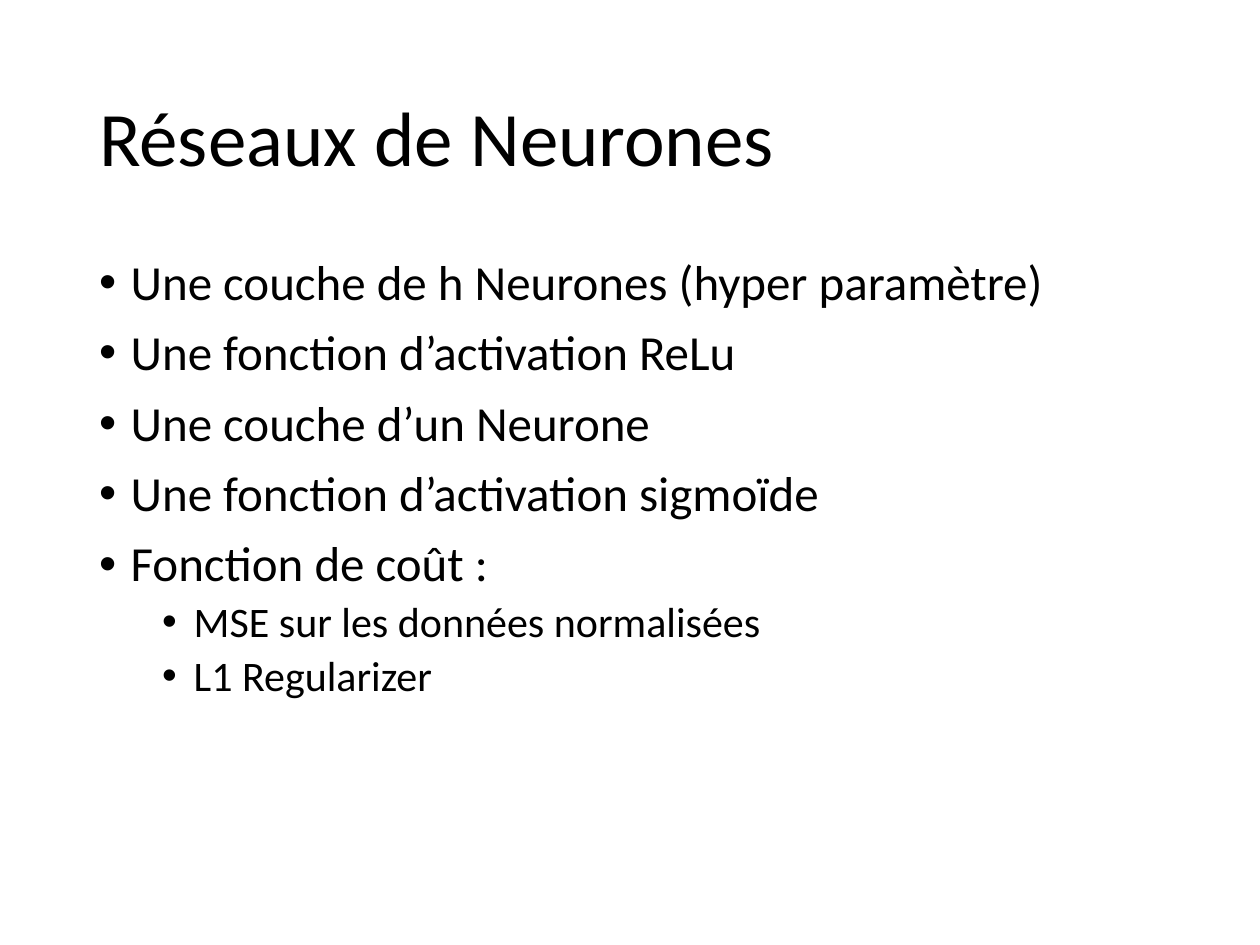
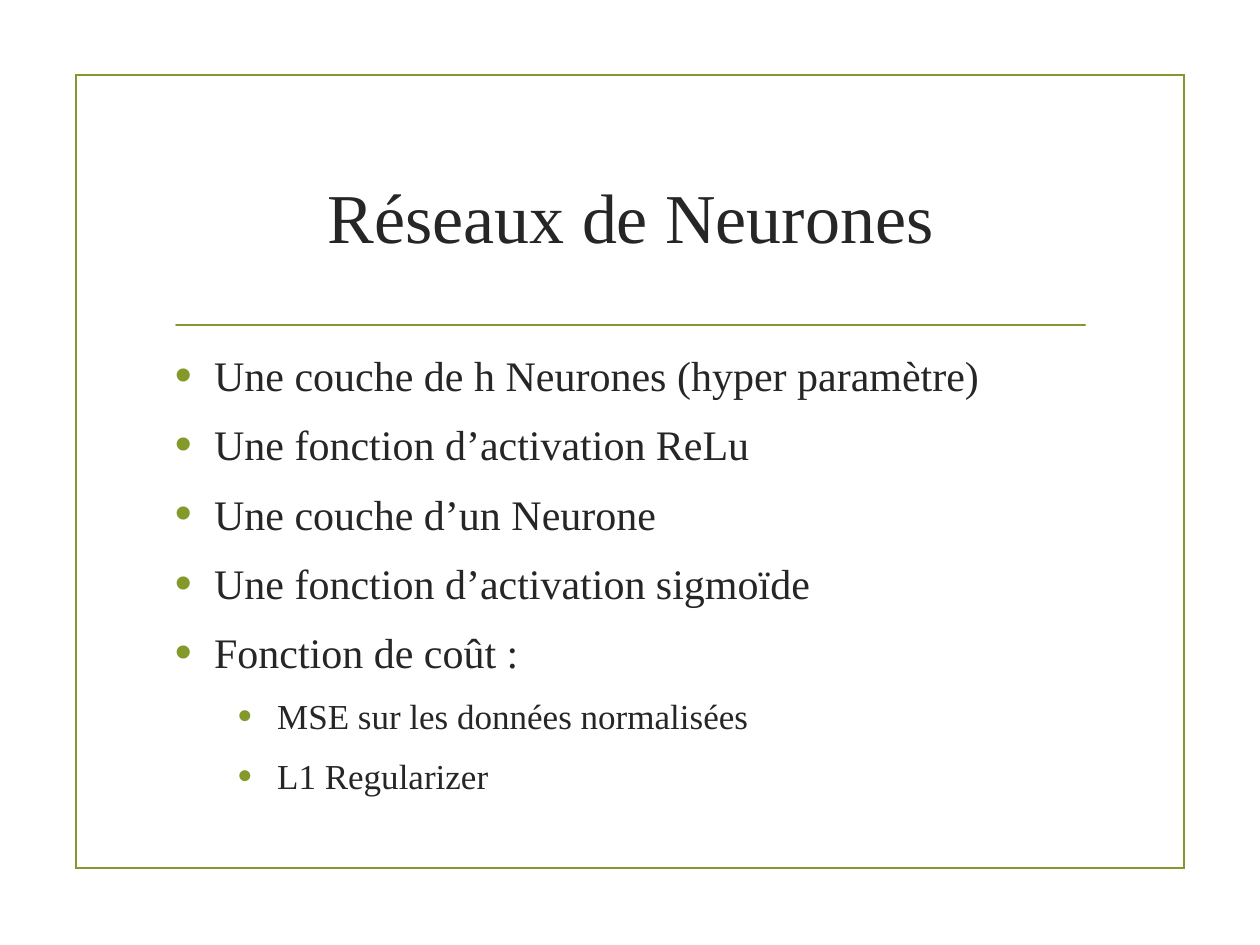
Before and after one commit to staufga0/DM_Project, a slide deck: slide 25 of Data Mining Presentation.pptm. Drawn at 1260x945 pixels with LibreOffice and Linux fonts; fonts in the diff are those of the drawing; background and template pictures are left out. Boxes give left, top, right and bottom in pixels: in the first picture for what was removed or moved away, otherwise in the second. Text is boxed around its words. In the diff, an @@ line names an element or a change of style, - is before the commit and + after.

```diff
--- a/Data Mining Presentation.pptm
+++ b/Data Mining Presentation.pptm
@@ rectangle added at [77, 74, 1184, 868], outline #83992A 1.25 pt @@
@@ title "Réseaux de Neurones": place and size @@
-title "Réseaux de Neurones" at [99, 112, 773, 167]
+title "Réseaux de Neurones" at [328, 194, 933, 244]
@@ title "Réseaux de Neurones" at [328, 194, 933, 244]: size 44 to 40 pt, font Calibri to Times New Roman, text colour #000000 to #262626; alignment left to centre; line spacing 0.9 to 1 @@
@@ line added from (176, 325) to (1085, 325), #83992A 1.25 pt @@
@@ text "Une couche de h Neurones ...": place and size @@
-text "Une couche de h Neurones ..." at [131, 264, 1043, 699]
+text "Une couche de h Neurones ..." at [214, 361, 979, 796]
@@ text "Une couche de h Neurones ..." at [214, 361, 979, 796]: size 28 to 24 pt in "Une couche de h Neurones (hyper paramètre)", "Une fonction d’activation ReLu", "Une couche d’un Neurone", "Une fonction d’activation sigmoïde" and 1 more places; font Calibri to Times New Roman, text colour #000000 to #262626; size 24 to 20 pt in "MSE sur les données normalisées", "L1 Regularizer"; indent changed; line spacing 0.9 to 1; more space between paragraphs @@
```
Also in this commit, not shown: 27 other slides changed, 6 slides added, 6 slides removed.
